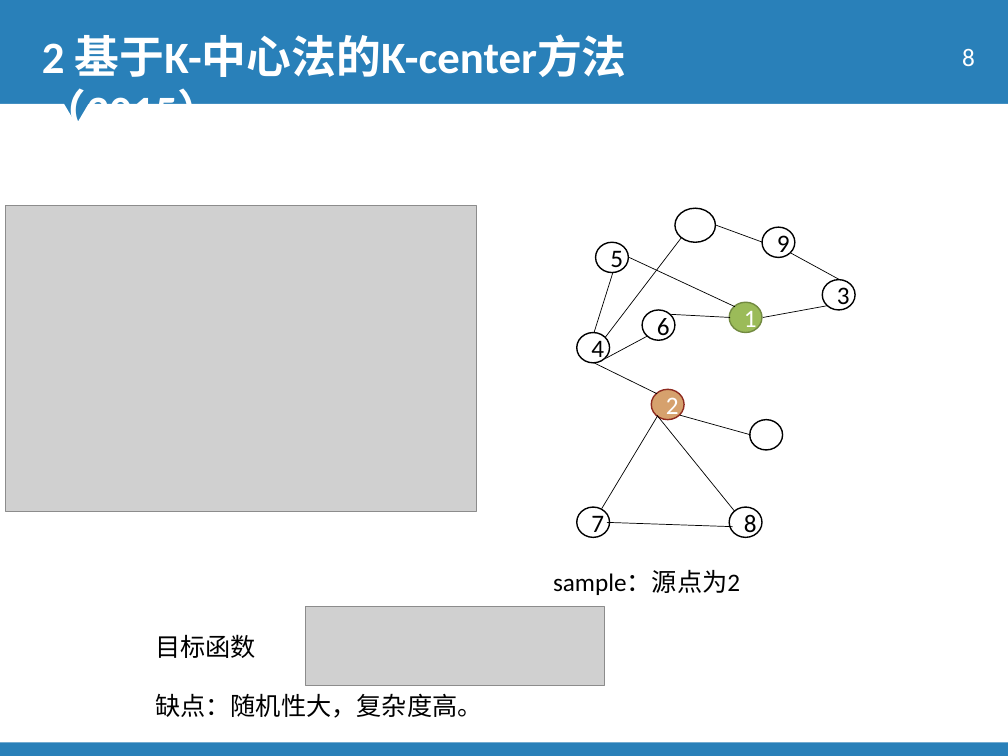
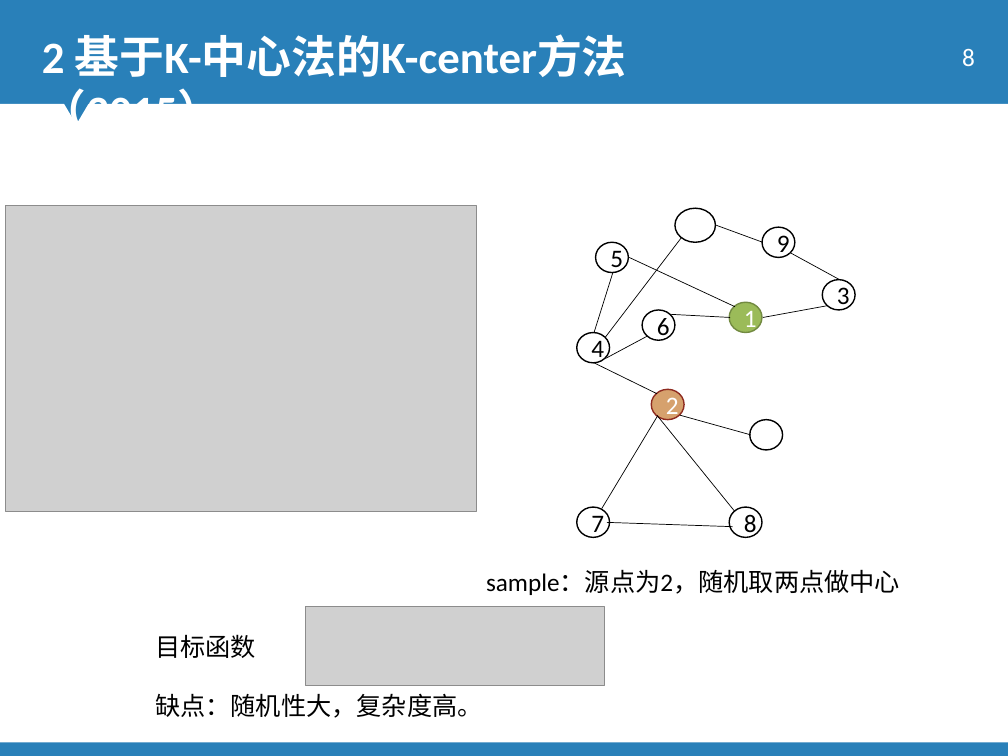
Before and after one commit to 15779235038/mypaper, a slide deck: slide 8 of jarden_center/main_code/single-multiple-source/baseon_setCover/鲍志强.pptx. Drawn at 1008x756 pixels with LibreOffice and Linux fonts; fonts in the diff are those of the drawing; grey boxes stand for pictures; background and template pictures are left out. Boxes give left, top, right and bottom in pixels: in the first picture for what was removed or moved away, otherwise in the second. Text is boxed around its words. In the diff, an @@ line names an element or a change of style, - is before the commit and + after.

```diff
--- a/jarden_center/main_code/single-multiple-source/baseon_setCover/鲍志强.pptx
+++ b/jarden_center/main_code/single-multiple-source/baseon_setCover/鲍志强.pptx
@@ text at [486,571,900,595]: text changed @@
-sample：源点为2
+sample：源点为2，随机取两点做中心
```
Also in this commit, not shown: 4 other slides changed, 1 slide added, 14 other files.
